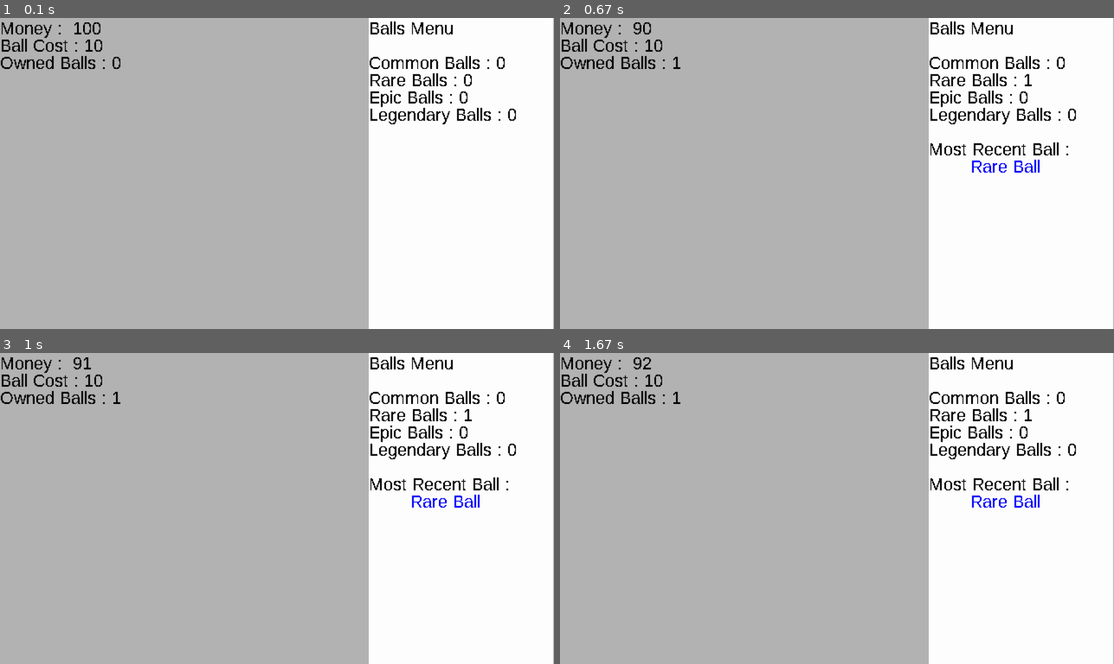
Above: before the commit, frames 1-4 (two rows, left to right).
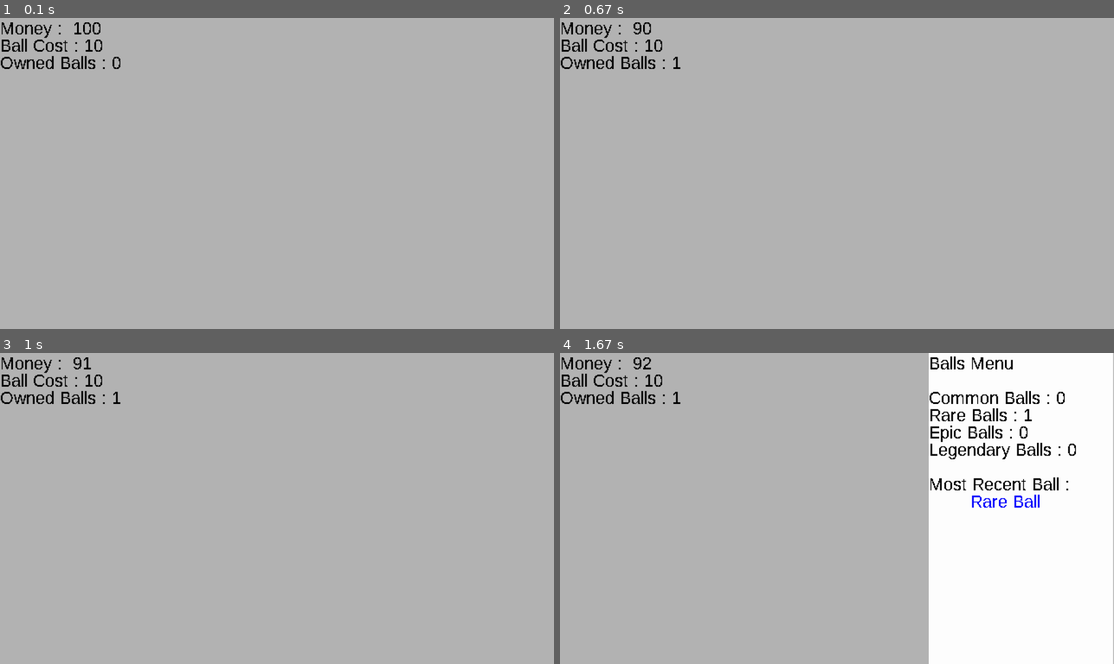
Above: after the commit, the same moments.

Repository: LZX1000/College-I
Game: pygame game, started from Incremental_Incremental.py
Same seed, same stepped clock (60 frames per second), same inputs: the game is played once before the commit and once after it.
Inputs (mouse positions are in pixels of both pictures, inside the frame that each line leads up to):
- Up to frame 1 (0.1 s): no input
- Up to frame 2 (0.67 s): tap Enter at 0.33 s
- Up to frame 3 (1 s): click (144, 511) at 0.72 s
- Up to frame 4 (1.67 s): click (665, 583) at 1.05 s; right-click (704, 446) at 1.38 s

The runs differ from the first frame. In frame 1, 33% of the frame differs, in the area x 66-100%, y 0-100%; in frame 2, 33%; in frame 3, 33%; in frame 4, nothing differs.

Commit message:
Add menu toggle

Diff:
--- a/Incremental_Incremental.py
+++ b/Incremental_Incremental.py
@@ -53,6 +53,7 @@
 
     running = True
     new = True # Change when adding saving
+    menu_type = "Main"
     enter_press_override = False
     max_fps = 60
     dt = 0
@@ -79,6 +80,11 @@
             if event.type == pygame.MOUSEBUTTONDOWN:
                 if event.button == 1:
                     player_money += player_money_per_click
+                elif event.button == 3:
+                    if menu_type == "Main":
+                        menu_type = "Balls"
+                    elif menu_type == "Balls":
+                        menu_type = "Main"
         # Handle keypresses
         keys = pygame.key.get_pressed()
         if keys[pygame.K_ESCAPE]:
@@ -135,28 +141,30 @@
         owned_balls_text_surface = font.render(f"Owned Balls : {len(balls)}", False, (0, 0, 0))
         balls_menu_text_surface = font.render("Balls Menu", False, (0, 0, 0))
         # Balls Menu
-        common_ball_count_text_surface = font.render(f"Common Balls : {common_ball_count}", False, (0, 0, 0))
-        rare_ball_count_text_surface = font.render(f"Rare Balls : {rare_ball_count}", False, (0, 0, 0))
-        epic_ball_count_text_surface = font.render(f"Epic Balls : {epic_ball_count}", False, (0, 0, 0))
-        legendary_ball_count_text_surface = font.render(f"Legendary Balls : {legendary_ball_count}", False, (0, 0, 0))
-        if len(balls) > 0:
-            most_recent_ball_text_surface1 = font.render(f"Most Recent Ball :", False, (0, 0, 0))
-            most_recent_ball_text_surface2 = font.render(f"        {balls[-1].rarity} Ball", False, (balls[-1].color))
-        # # Blit to Balls Menu
-        balls_menu_surface.fill((255, 255, 255)) # Sub-background
-        balls_menu_surface.blit(common_ball_count_text_surface, (0, 40))
-        balls_menu_surface.blit(rare_ball_count_text_surface, (0, 60))
-        balls_menu_surface.blit(epic_ball_count_text_surface, (0, 80))
-        balls_menu_surface.blit(legendary_ball_count_text_surface, (0, 100))
-        if len(balls) > 0:
-            balls_menu_surface.blit(most_recent_ball_text_surface1, (0, 140))
-            balls_menu_surface.blit(most_recent_ball_text_surface2, (0, 160))
-        internal_surface.blit(balls_menu_surface, ((internal_width / 3) * 2, 0))
+        if menu_type == "Balls":
+            common_ball_count_text_surface = font.render(f"Common Balls : {common_ball_count}", False, (0, 0, 0))
+            rare_ball_count_text_surface = font.render(f"Rare Balls : {rare_ball_count}", False, (0, 0, 0))
+            epic_ball_count_text_surface = font.render(f"Epic Balls : {epic_ball_count}", False, (0, 0, 0))
+            legendary_ball_count_text_surface = font.render(f"Legendary Balls : {legendary_ball_count}", False, (0, 0, 0))
+            if len(balls) > 0:
+                most_recent_ball_text_surface1 = font.render(f"Most Recent Ball :", False, (0, 0, 0))
+                most_recent_ball_text_surface2 = font.render(f"        {balls[-1].rarity} Ball", False, (balls[-1].color))
+            # # Blit to Balls Menu
+            balls_menu_surface.fill((255, 255, 255)) # Sub-background
+            balls_menu_surface.blit(common_ball_count_text_surface, (0, 40))
+            balls_menu_surface.blit(rare_ball_count_text_surface, (0, 60))
+            balls_menu_surface.blit(epic_ball_count_text_surface, (0, 80))
+            balls_menu_surface.blit(legendary_ball_count_text_surface, (0, 100))
+            if len(balls) > 0:
+                balls_menu_surface.blit(most_recent_ball_text_surface1, (0, 140))
+                balls_menu_surface.blit(most_recent_ball_text_surface2, (0, 160))
+            internal_surface.blit(balls_menu_surface, ((internal_width / 3) * 2, 0))
         # Blit to internal_surface
+        if menu_type == "Balls":
+            internal_surface.blit(balls_menu_text_surface, ((internal_width / 3) * 2, 0))
         internal_surface.blit(money_text_surface, (0, 0))
         internal_surface.blit(ball_cost_text_surface, (0, 20))
         internal_surface.blit(owned_balls_text_surface, (0, 40))
-        internal_surface.blit(balls_menu_text_surface, ((internal_width / 3) * 2, 0))
 
         # Upscale to 1920x1080
         scaled_surface = pygame.transform.scale(internal_surface, screen_size)
